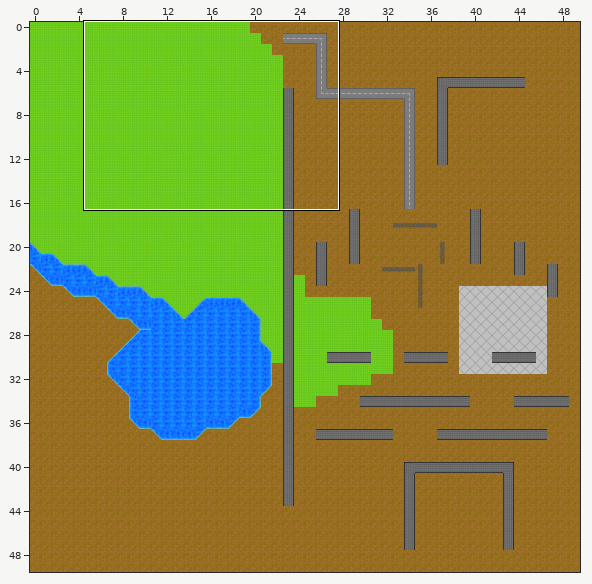
An edit to a level. Tiled map, maps/level1.tmx. The picture above shows the old version from afar; the outline marks the close-up.
Close-up. Before the edit:
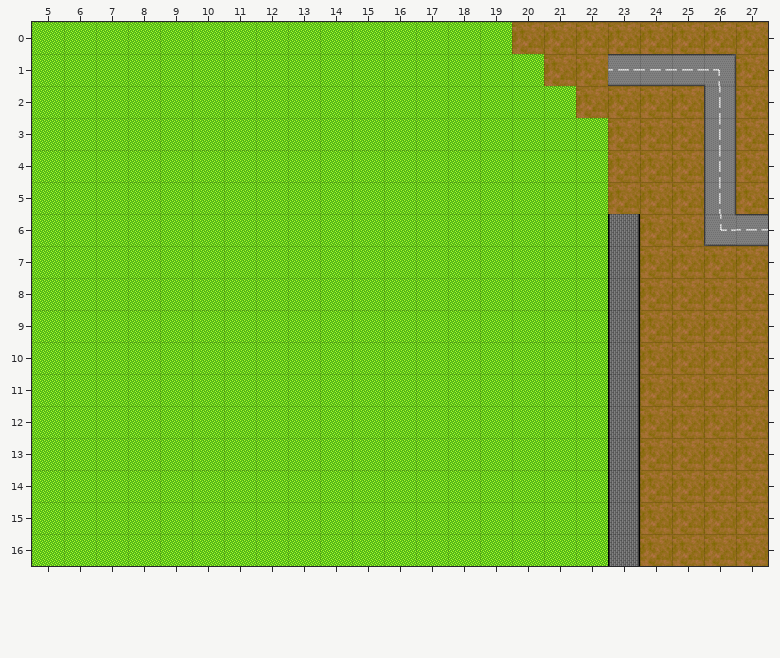
Cells are 64x64 px. Shown: x 5..27, y 0..16. The commit also changed other parts of the map, which this record leaves out. Tiles whose own drawing changed are shown in their newer look in all pictures.
And afterwards:
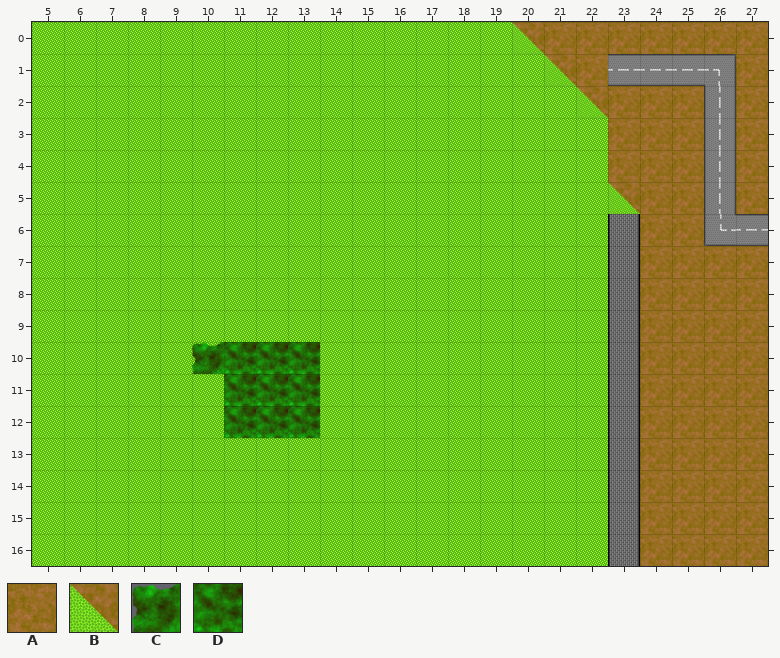
Key: from "background": A 18, B 21, C 23, D 24.
_ is an empty cell.
From old to new:
Layer "Background":
y 0: x 20 A -> B
y 1: x 21 A -> B
y 2: x 22 A -> B
y 5: x 23 A -> B
Layer "Obstacles":
y 10: x 10..13 ____ -> CDDD
y 11..12: x 11..13 ___ -> DDD
Changed places in both close-ups, as pixel boxes (x1, y1, x2, y2):
changed: (512, 22, 608, 118)
changed: (608, 182, 640, 214)
added: (192, 342, 320, 438)
